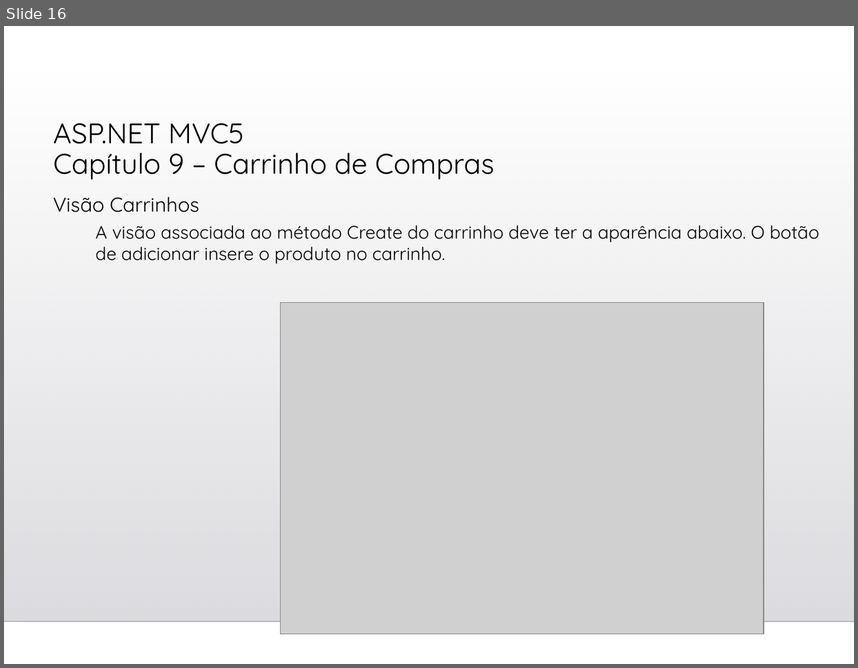
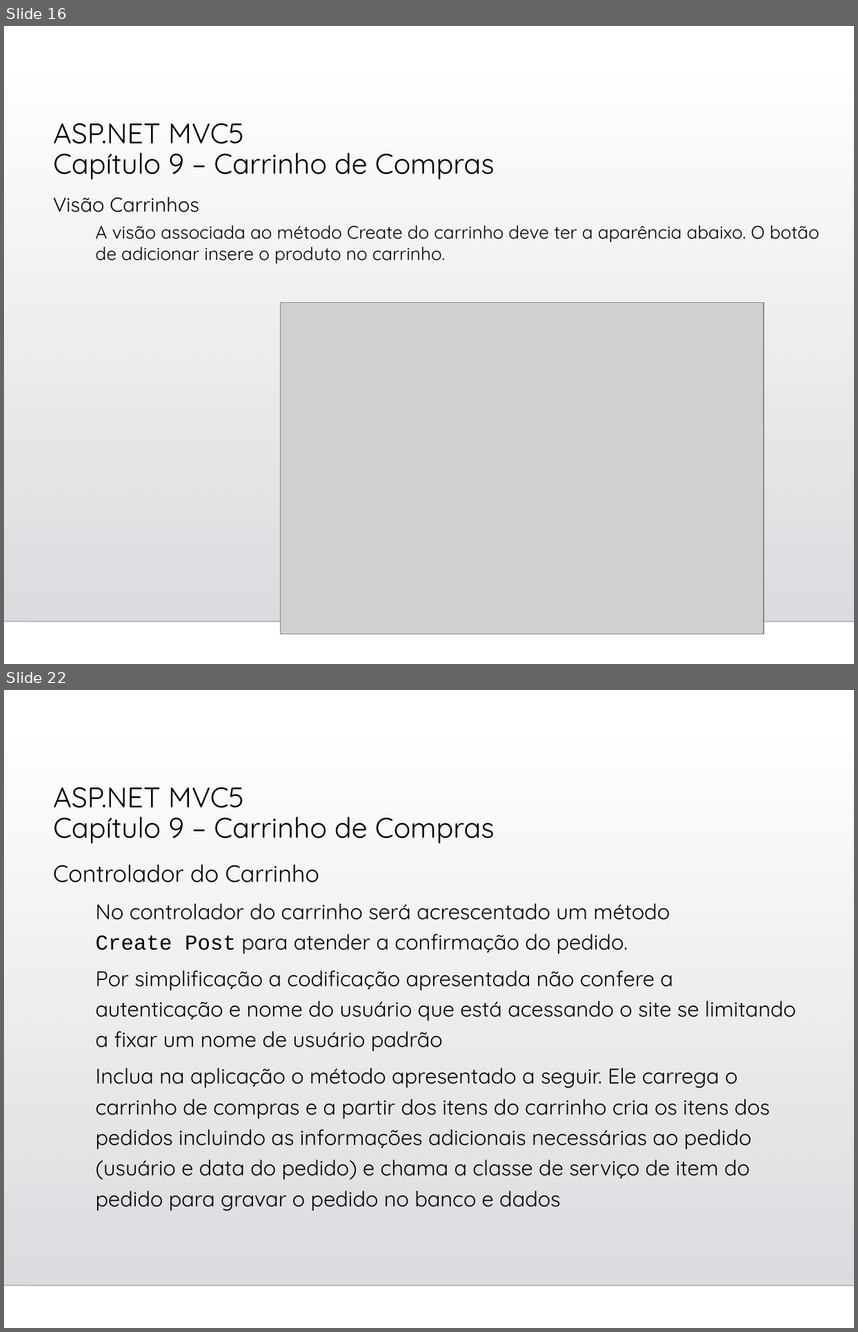
Before and after one commit to gasilvabr/ProjetoWeb2023, a slide deck: Cap09-Carrinho de Compras.ppt. Shown one above the other, each under a label of ours: slide 16 before the commit, slides 16 and 22 after it; the slides between them are not shown. The pictures are 858x668 and 858x1332 pixels, drawn with LibreOffice and Linux fonts; fonts in the diff are those of the drawing; grey boxes stand for pictures; background and template pictures are left out. Boxes give left, top, right and bottom in pixels: in the first picture for what was removed or moved away, otherwise in the second. Text is boxed around its words. In the diff, an @@ line names an element or a change of style, - is before the commit and + after.

```diff
--- a/Cap09-Carrinho de Compras.ppt
+++ b/Cap09-Carrinho de Compras.ppt
@@ slide 22 added at (x1=4, y1=690, x2=854, y2=1328), background picture (left out); not listed: 2 template elements that a slide beside it also shows @@
@@ title added at (x1=53, y1=787, x2=495, y2=843), 24 pt, text #000000 @@
+ASP.NET MVC5
+Capítulo 9 – Carrinho de Compras
@@ text added at (x1=53, y1=864, x2=796, y2=1210), 18 pt, text #000000 @@
+Controlador do Carrinho
+  No controlador do carrinho será acrescentado um método
+  Create Post para atender a confirmação do pedido.
+  Por simplificação a codificação apresentada não confere a autenticação e nome do usuário que está acessando o site se limitando a fixar um nome de usuário padrão
+  Inclua na aplicação o método apresentado a seguir. Ele carrega o carrinho de compras e a partir dos itens do carrinho cria os itens dos pedidos incluindo as informações adicionais necessárias ao pedido (usuário e data do pedido) e chama a classe de serviço de item do pedido para gravar o pedido no banco e dados
```
Also in this commit, not shown: 8 other slides added, 2 other files.
